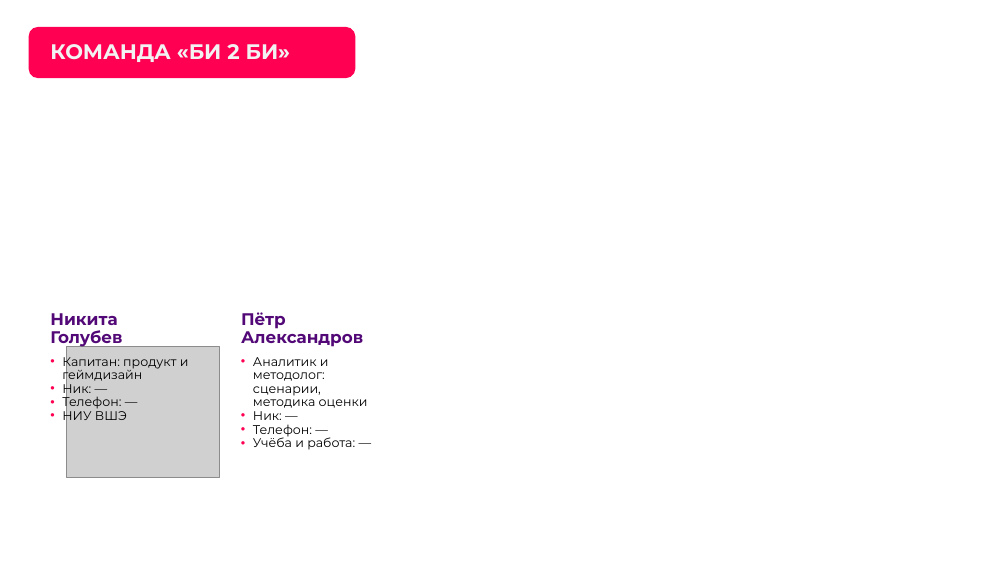
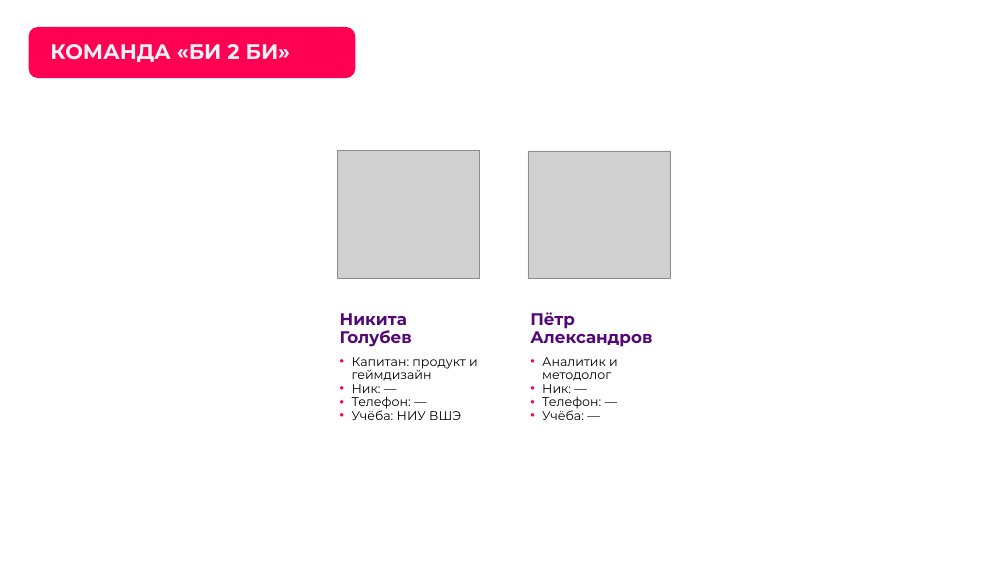
Before and after one commit to 57lol/arena-peregovorov, a slide deck: slide 3 of docs/presentation.pptx. Drawn at 1008x567 pixels with LibreOffice and Linux fonts; fonts in the diff are those of the drawing; grey boxes stand for pictures; background and template pictures are left out. Boxes give left, top, right and bottom in pixels: in the first picture for what was removed or moved away, otherwise in the second. Text is boxed around its words. In the diff, an @@ line names an element or a change of style, - is before the commit and + after.

```diff
--- a/docs/presentation.pptx
+++ b/docs/presentation.pptx
@@ 4 texts, 1 rounded rectangle: place and size @@
-4 texts, 1 rounded rectangle at [29,126,368,526]
+4 texts, 1 rounded rectangle at [318,126,652,526]
@@ picture added at [337,150,479,279] @@
@@ picture added at [528,151,670,279] @@
@@ picture removed at [67,346,219,476] @@
@@ text at [542,357,618,381]: text changed @@
-• Аналитик и методолог: сценарии, методика оценки
+• Аналитик и методолог
@@ text at [352,408,461,420]: text changed @@
-• НИУ ВШЭ
+• Учёба: НИУ ВШЭ
@@ text at [542,408,584,420]: text changed @@
-• Учёба и работа: —
+• Учёба: —
```
Also in this commit, not shown: 15 other slides changed, 2 slides added, 1 other file.
